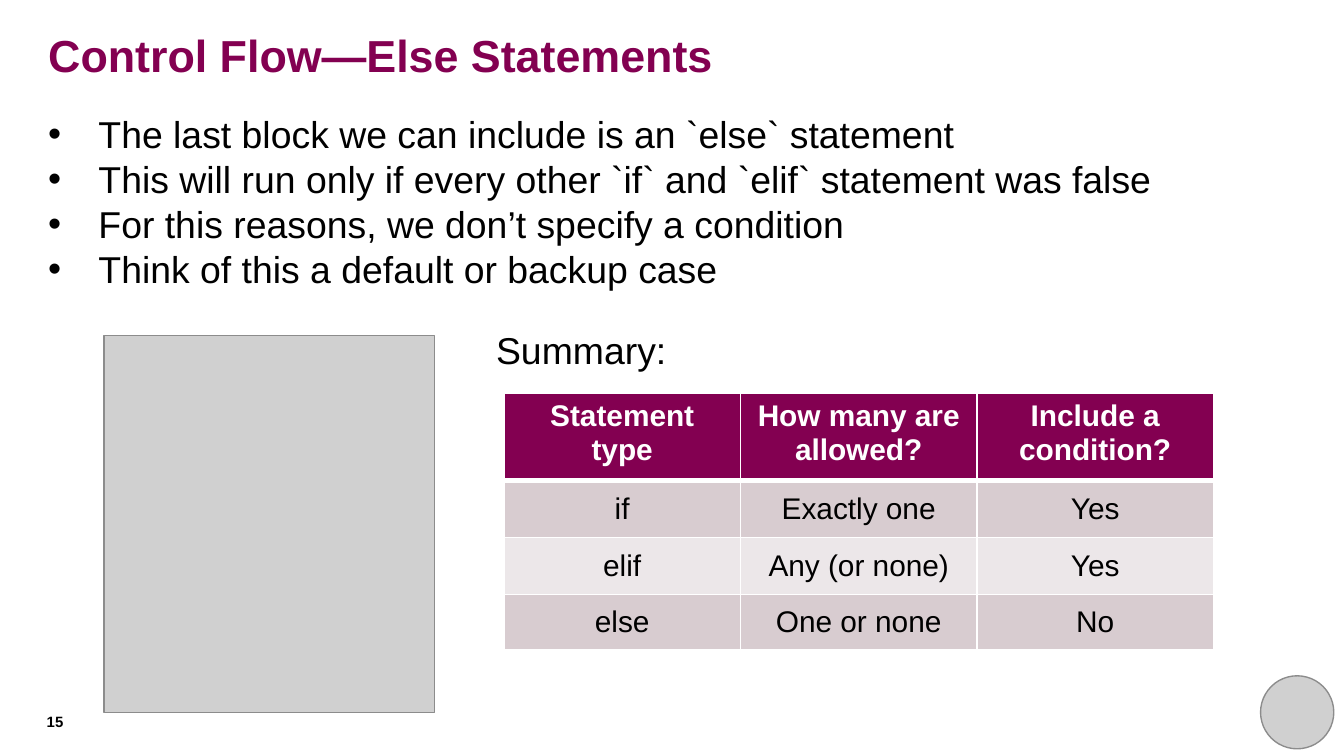
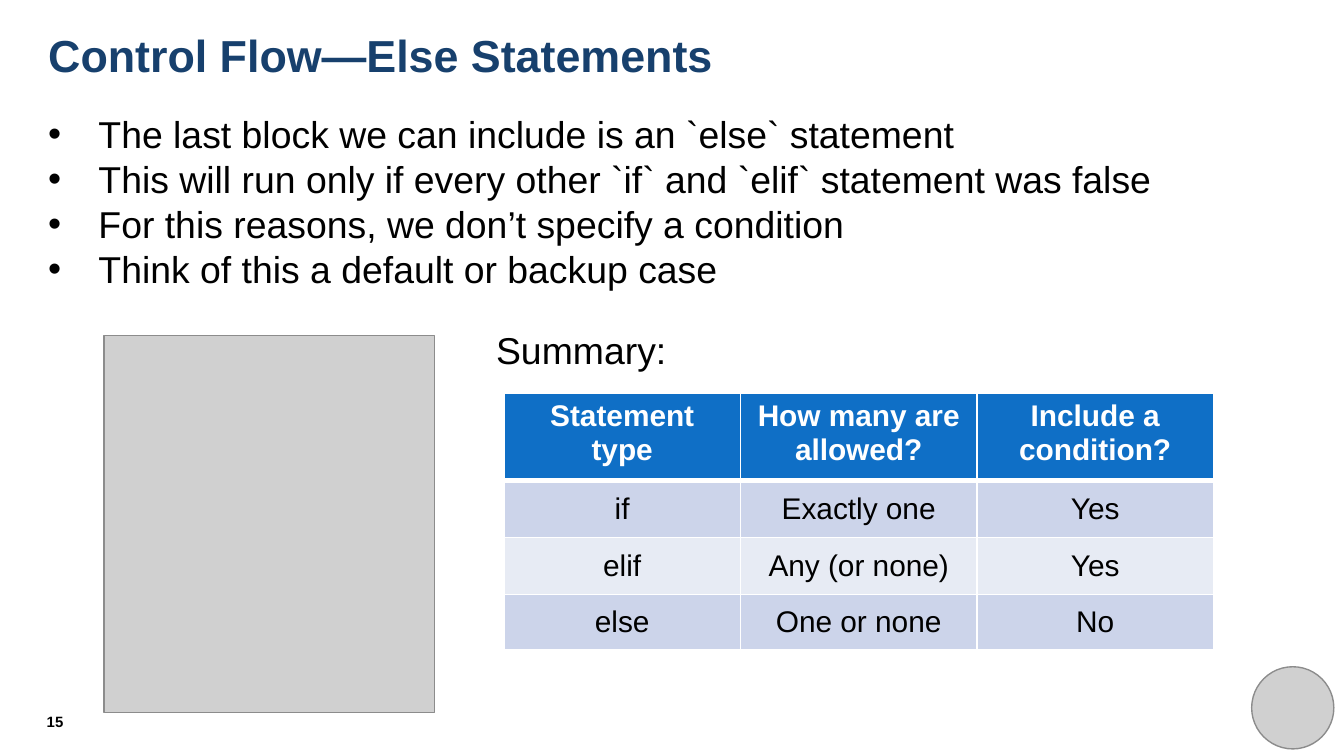
Before and after one commit to THargreaves/beginners-python, a slide deck: slide 15 of session_three/session_three_presentation.pptx. Drawn at 1344x756 pixels with LibreOffice and Linux fonts; fonts in the diff are those of the drawing; grey boxes stand for pictures. Boxes give left, top, right and bottom in pixels: in the first picture for what was removed or moved away, otherwise in the second. Text is boxed around its words. In the diff, an @@ line names an element or a change of style, - is before the commit and + after.

```diff
--- a/session_three/session_three_presentation.pptx
+++ b/session_three/session_three_presentation.pptx
@@ title "Control Flow—Else Statements" at bbox=[48, 39, 712, 73]: text colour #830051 to #17406D @@
@@ table at bbox=[504, 394, 1214, 650] @@
@@ fill #830051 to #0F6FC6 in row 1 @@
@@ fill #D9CCD0 to #CCD5EA in 6 cells @@
@@ fill #EDE7E9 to #E7EBF5 in row 3 @@
@@ picture: place and size @@
-picture at bbox=[1261, 676, 1333, 749]
+picture at bbox=[1251, 667, 1333, 749]
```
Also in this commit, not shown: 20 other slides changed, 5 other files.
